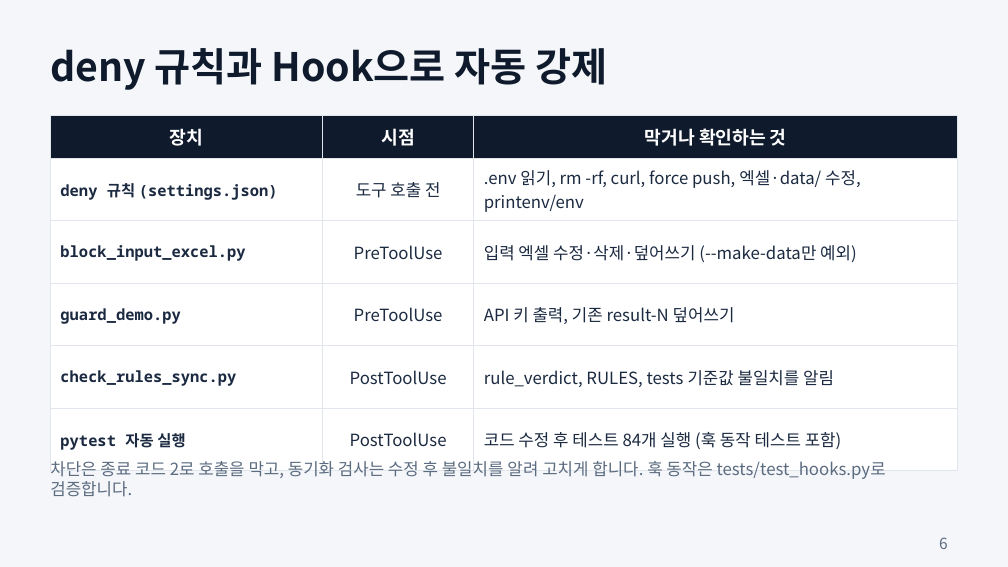
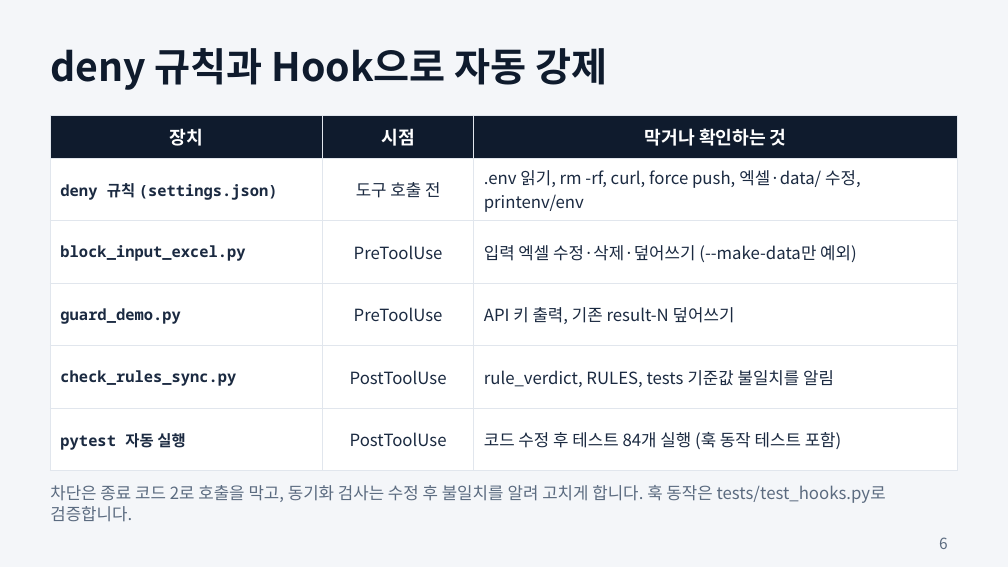
Before and after one commit to njpark22-eng/test, a slide deck: slide 6 of vibe-agent-demo-1.pptx. Drawn at 1008x567 pixels with LibreOffice and Linux fonts; fonts in the diff are those of the drawing. Boxes give left, top, right and bottom in pixels: in the first picture for what was removed or moved away, otherwise in the second. Text is boxed around its words. In the diff, an @@ line names an element or a change of style, - is before the commit and + after.

```diff
--- a/vibe-agent-demo-1.pptx
+++ b/vibe-agent-demo-1.pptx
@@ table resized from (x1=50, y1=116, x2=958, y2=454) to (x1=50, y1=116, x2=958, y2=471) @@
@@ text "차단은 종료 코드 2로 호출을 ..." moved from (x1=50, y1=461, x2=886, y2=497) to (x1=50, y1=485, x2=886, y2=522) @@
```
Also in this commit, not shown: 10 other slides changed, 1 slide added.
